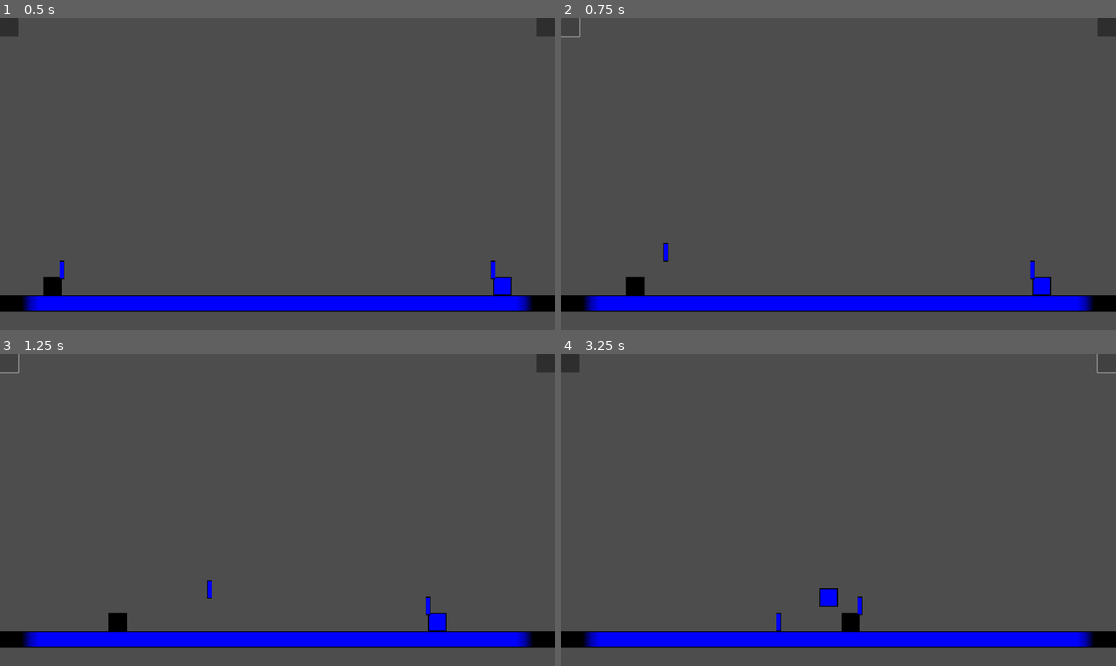
Above: before the commit, frames 1-4 (two rows, left to right).
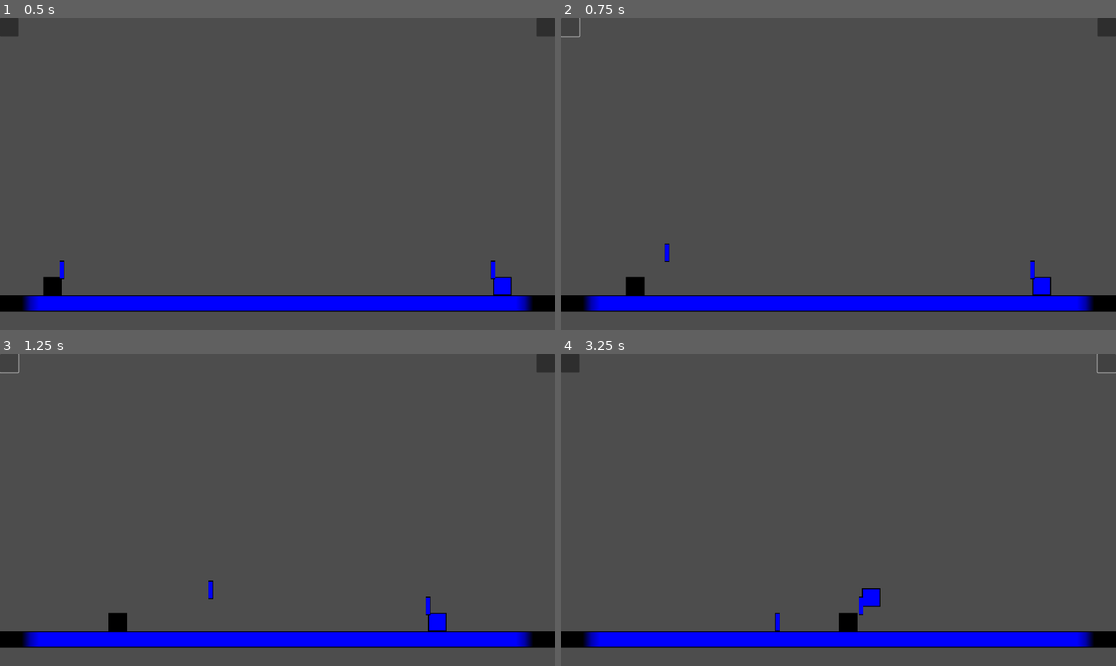
Above: after the commit, the same moments.

Repository: ra314/micro-swords
Game: Godot game, scene res://Main.tscn
The game is run twice, just before and just after one commit, with the same random seed, the same clock (stepped at 60 frames per second) and the same inputs.
Inputs (mouse positions are in pixels of both pictures, inside the frame that each line leads up to):
- Up to frame 1 (0.5 s): no input
- Up to frame 2 (0.75 s): click (572, 27) at 0.5 s
- Up to frame 3 (1.25 s): no input
- Up to frame 4 (3.25 s): click (1104, 363) at 1.25 s; click (572, 363) at 2 s; click (1104, 363) at 2.75 s

Frame 1 is identical in both runs. In frame 2, less than 0.1% of the frame differs, in the area x 18-20%, y 72-79%; in frame 3, less than 0.1%; in frame 4, 0.5%, in the area x 38-58%, y 75-89%.

Commit message:
IDK at this point.

Diff:
--- a/ConstData.gd
+++ b/ConstData.gd
@@ -7,3 +7,7 @@
 	ENUMS.HELD_ITEM.NONE: ENUMS.COLLISION_LAYER.NONE,
 	ENUMS.HELD_ITEM.SWORD_1: ENUMS.COLLISION_LAYER.SWORD_1,
 	ENUMS.HELD_ITEM.SWORD_2: ENUMS.COLLISION_LAYER.SWORD_2}
+
+const SWORDSMAN_TO_COLLISION_LAYER = {
+	ENUMS.SWORDSMAN.BLACK: ENUMS.COLLISION_LAYER.BLACK,
+	ENUMS.SWORDSMAN.BLUE: ENUMS.COLLISION_LAYER.BLUE}
--- a/Enums.gd
+++ b/Enums.gd
@@ -2,4 +2,4 @@
 enum SWORD_STATE {GROUNDED, THROWN, HELD}
 enum HELD_ITEM {NONE, SWORD_1, SWORD_2}
 enum SWORDSMAN {BLACK, BLUE}
-enum COLLISION_LAYER {NONE, FLOOR, SWORDSMAN, SWORD_1, SWORD_2}
+enum COLLISION_LAYER {NONE, FLOOR, BLACK, BLUE, SWORD_1, SWORD_2}
--- a/Main.gd
+++ b/Main.gd
@@ -14,12 +14,16 @@
 	assert(false)
 	return null
 
-func get_other_sword(sword: ENUMS.HELD_ITEM) -> Sword:
-	var swords = ENUMS.HELD_ITEM.values()
-	swords.erase(ENUMS.HELD_ITEM.NONE)
-	swords.erase(sword)
-	assert(len(swords)==1)
-	return swords[0]
+func get_swords() -> Array:
+	return [$Sword1, $Sword2]
+
+func get_other_sword(item: ENUMS.HELD_ITEM) -> Sword:
+	if item == ENUMS.HELD_ITEM.SWORD_1:
+		return $Sword2
+	if item == ENUMS.HELD_ITEM.SWORD_2:
+		return $Sword1
+	assert(false)
+	return null
 
 func get_swordsman(man: ENUMS.SWORDSMAN) -> Swordsman:
 	if man == ENUMS.SWORDSMAN.BLACK:
@@ -29,11 +33,16 @@
 	assert(false)
 	return null
 
+func get_swordsmen() -> Array:
+	return [$Black, $Blue]
+
 func get_other_swordsman(man: ENUMS.SWORDSMAN) -> Swordsman:
-	var swordsmen = ENUMS.SWORDSMAN.values()
-	swordsmen.erase(man)
-	assert(len(swordsmen)==1)
-	return get_swordsman(swordsmen[0])
+	if man == ENUMS.SWORDSMAN.BLACK:
+		return $Blue
+	if man == ENUMS.SWORDSMAN.BLUE:
+		return $Black
+	assert(false)
+	return null
 
 func get_holder(sword: ENUMS.HELD_ITEM) -> Swordsman:
 	assert(sword != ENUMS.HELD_ITEM.NONE)
@@ -43,3 +52,18 @@
 		return $Blue
 	assert(false)
 	return null
+
+func update_collision_between_grounded_swords_and_empty_swordsmen():
+	for swordsman in get_swordsmen():
+		for sword in get_swords():
+			if sword.state == ENUMS.SWORD_STATE.GROUNDED:
+				var enable_collision = swordsman.held_item == ENUMS.HELD_ITEM.NONE
+				swordsman.set_collision_mask_value(sword.collision_layer(), enable_collision)
+
+func debug_collision_print():
+	print($Black.collision_mask)
+	print($Blue.collision_mask)
+	print($Sword1.collision_mask)
+	print($Sword2.collision_mask)
+
+	print("THU")
--- a/Main.tscn
+++ b/Main.tscn
@@ -21,6 +21,7 @@
 [node name="Floor" parent="." instance=ExtResource("2_qj3co")]
 position = Vector2(0, 960)
 scale = Vector2(240, 7)
+collision_mask = 31
 
 [node name="Black" parent="." instance=ExtResource("3_dbffi")]
 modulate = Color(0, 0, 0, 1)
@@ -30,17 +31,21 @@
 
 [node name="Blue" parent="." instance=ExtResource("3_dbffi")]
 position = Vector2(1856, 896)
+collision_layer = 4
 held_item = 2
+swordsman_name = 1
 
 [node name="Sword1" parent="." instance=ExtResource("4_2fpqd")]
 position = Vector2(56, 840)
-collision_layer = 4
+collision_layer = 8
+collision_mask = 1
 state = 2
 sword_name = 1
 
 [node name="Sword2" parent="." instance=ExtResource("4_2fpqd")]
 position = Vector2(1848, 840)
-collision_layer = 8
+collision_layer = 16
+collision_mask = 1
 state = 2
 sword_name = 2
 
--- a/Sword.gd
+++ b/Sword.gd
@@ -51,11 +51,13 @@
 func become_grounded():
 	state = ENUMS.SWORD_STATE.GROUNDED
 	velocity = Vector2(0,0)
-	set_collision_mask_value(ENUMS.COLLISION_LAYER.SWORDSMAN, false)
-	for swordsman_enum in ENUMS.SWORDSMAN.values():
-		var swordsman := root.get_swordsman(swordsman_enum)
-		var enable_collision = swordsman.held_item == ENUMS.HELD_ITEM.NONE
-		swordsman.set_collision_mask_value(collision_layer(), enable_collision)
+	# Swords shouldn't collide into swordsmen, it should be the other way around.
+	# Since the sword is stationary after it is grounded. Only the swordsman will
+	# be able to detect the collision.
+	set_collision_mask_value(ENUMS.COLLISION_LAYER.BLACK, false)
+	set_collision_mask_value(ENUMS.COLLISION_LAYER.BLUE, false)
+	# Enable collision with swordsman to allow for pickup
+	root.update_collision_between_grounded_swords_and_empty_swordsmen()
 
 func action(_direction: ENUMS.DIRECTION):
 	direction = _direction
--- a/Swordsman.gd
+++ b/Swordsman.gd
@@ -14,6 +14,18 @@
 func _ready():
 	root = get_parent()
 
+func collision_layer():
+	return ConstData.SWORDSMAN_TO_COLLISION_LAYER[swordsman_name]
+
+func other_swordsman_name() -> ENUMS.SWORDSMAN:
+	match swordsman_name:
+		ENUMS.SWORDSMAN.BLACK:
+			return ENUMS.SWORDSMAN.BLUE
+		ENUMS.SWORDSMAN.BLUE:
+			return ENUMS.SWORDSMAN.BLACK
+	assert(false)
+	return ENUMS.SWORDSMAN.BLACK
+
 func update_held_sword_location(sword: Sword):
 	sword.position = position-ConstData.DIR_TO_RELATIVE_SWORD_POS[direction]
 
@@ -25,10 +37,12 @@
 	# Handle switching directions
 	if Utils.approx_equal(position.x, 0):
 		direction = ENUMS.DIRECTION.RIGHT
-		update_held_sword_location(root.get_sword(held_item))
+		if held_item != ENUMS.HELD_ITEM.NONE:
+			update_held_sword_location(root.get_sword(held_item))
 	elif Utils.approx_equal(position.x, 1920-64):
 		direction = ENUMS.DIRECTION.LEFT
-		update_held_sword_location(root.get_sword(held_item))
+		if held_item != ENUMS.HELD_ITEM.NONE:
+			update_held_sword_location(root.get_sword(held_item))
 
 	# Set velocity based on direction
 	if direction == ENUMS.DIRECTION.RIGHT:
@@ -76,11 +90,7 @@
 	update_held_sword_location(sword)
 	sword.state = ENUMS.SWORD_STATE.HELD
 	sword.direction = direction
-	# Dsiable collision
-	sword.set_collision_mask_value(ENUMS.COLLISION_LAYER.FLOOR, false)
-	sword.set_collision_mask_value(ENUMS.COLLISION_LAYER.SWORDSMAN, false)
-	root.get_swordsman(ENUMS.SWORDSMAN.BLACK).set_collision_mask_value(sword.collision_layer(), false)
-	root.get_swordsman(ENUMS.SWORDSMAN.BLUE).set_collision_mask_value(sword.collision_layer(), false)
+	root.update_collision_between_grounded_swords_and_empty_swordsmen()
 
 func action():
 	# JUMP
@@ -92,14 +102,15 @@
 		var other_swordsman := root.get_other_swordsman(swordsman_name)
 		var sword: Sword = root.get_sword(held_item)
 
-		# Enable relevant collisions
-		sword.set_collision_mask_value(ENUMS.COLLISION_LAYER.FLOOR, true)
-		sword.set_collision_mask_value(ENUMS.COLLISION_LAYER.SWORDSMAN, true)
-		other_swordsman.set_collision_mask_value(sword.collision_layer(), true)
-
+		# Enable collision with other swordsman
+		sword.set_collision_mask_value(other_swordsman.collision_layer(), true)
+		# Enable pickup of grounded swords
+		root.update_collision_between_grounded_swords_and_empty_swordsmen()
 		# Update held item
 		last_held_item = held_item
 		held_item = ENUMS.HELD_ITEM.NONE
 
 		# Perform throw
 		sword.action(direction)
+
+		root.debug_collision_print()
